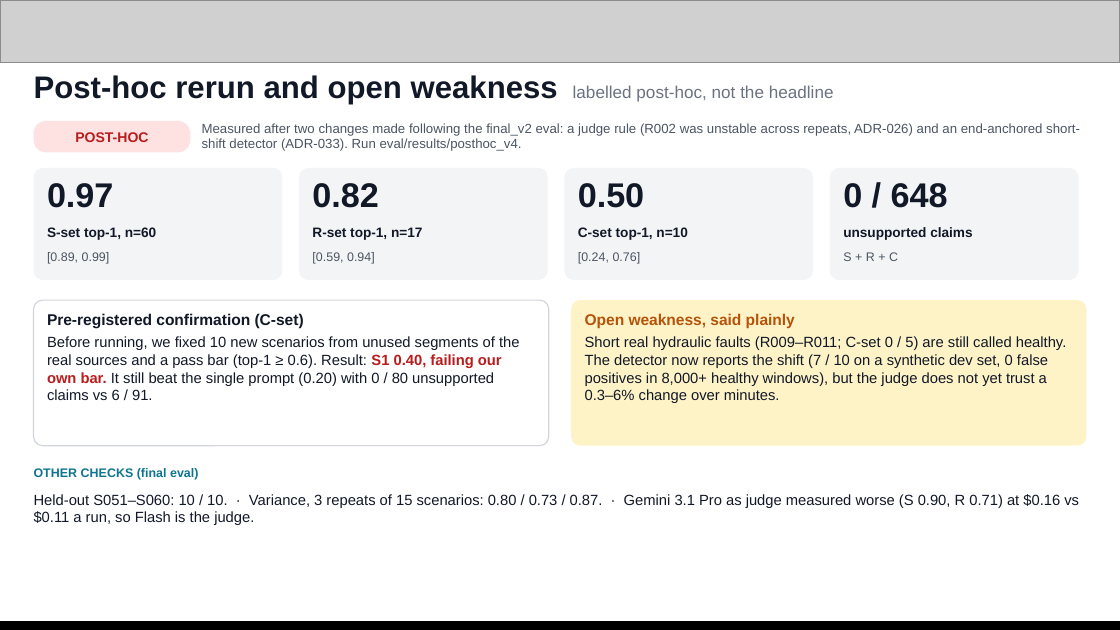
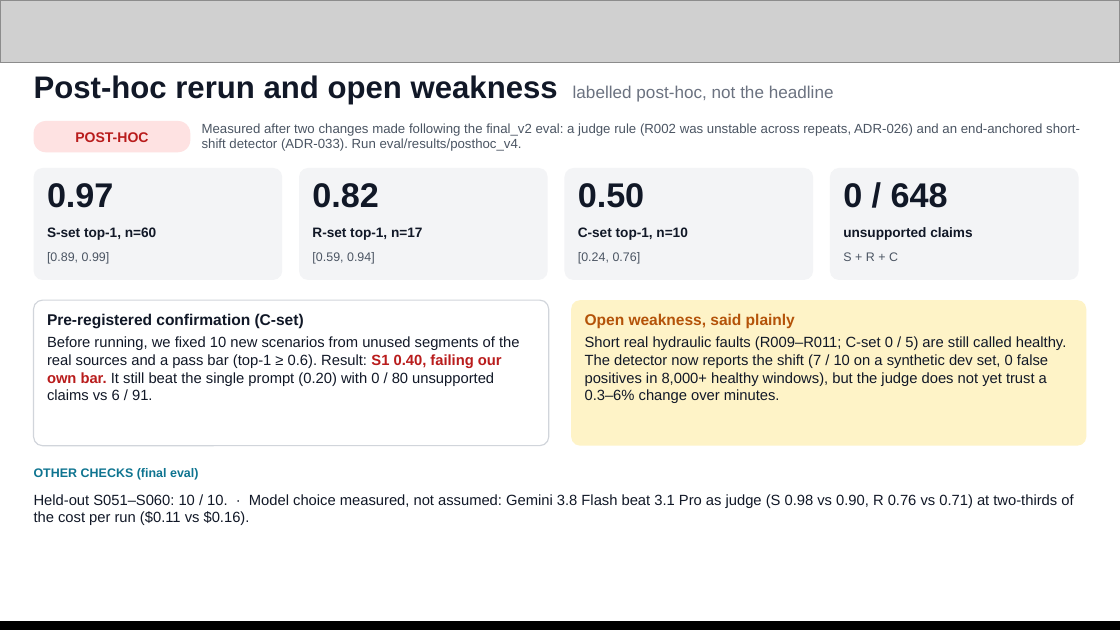
Before and after one commit to Likhith-BlueLotus/andon-agent, a slide deck: slide 14 of deck/AndonAgent_AIBuilderCup.pptx. Drawn at 1120x630 pixels with LibreOffice and Linux fonts; fonts in the diff are those of the drawing; grey boxes stand for pictures. Boxes give left, top, right and bottom in pixels: in the first picture for what was removed or moved away, otherwise in the second. Text is boxed around its words. In the diff, an @@ line names an element or a change of style, - is before the commit and + after.

```diff
--- a/deck/AndonAgent_AIBuilderCup.pptx
+++ b/deck/AndonAgent_AIBuilderCup.pptx
@@ text at (34,494,1073,525): text changed @@
-Held-out S051–S060: 10 / 10. · Variance, 3 repeats of 15 scenarios: 0.80 / 0.73 / 0.87. · Gemini 3.1 Pro as judge measured worse (S 0.90, R 0.71) at $0.16 vs $0.11 a run, so Flash is the judge.
+Held-out S051–S060: 10 / 10. · Model choice measured, not assumed: Gemini 3.8 Flash beat 3.1 Pro as judge (S 0.98 vs 0.90, R 0.76 vs 0.71) at two-thirds of the cost per run ($0.11 vs $0.16).
```
Also in this commit, not shown: 1 other file.
